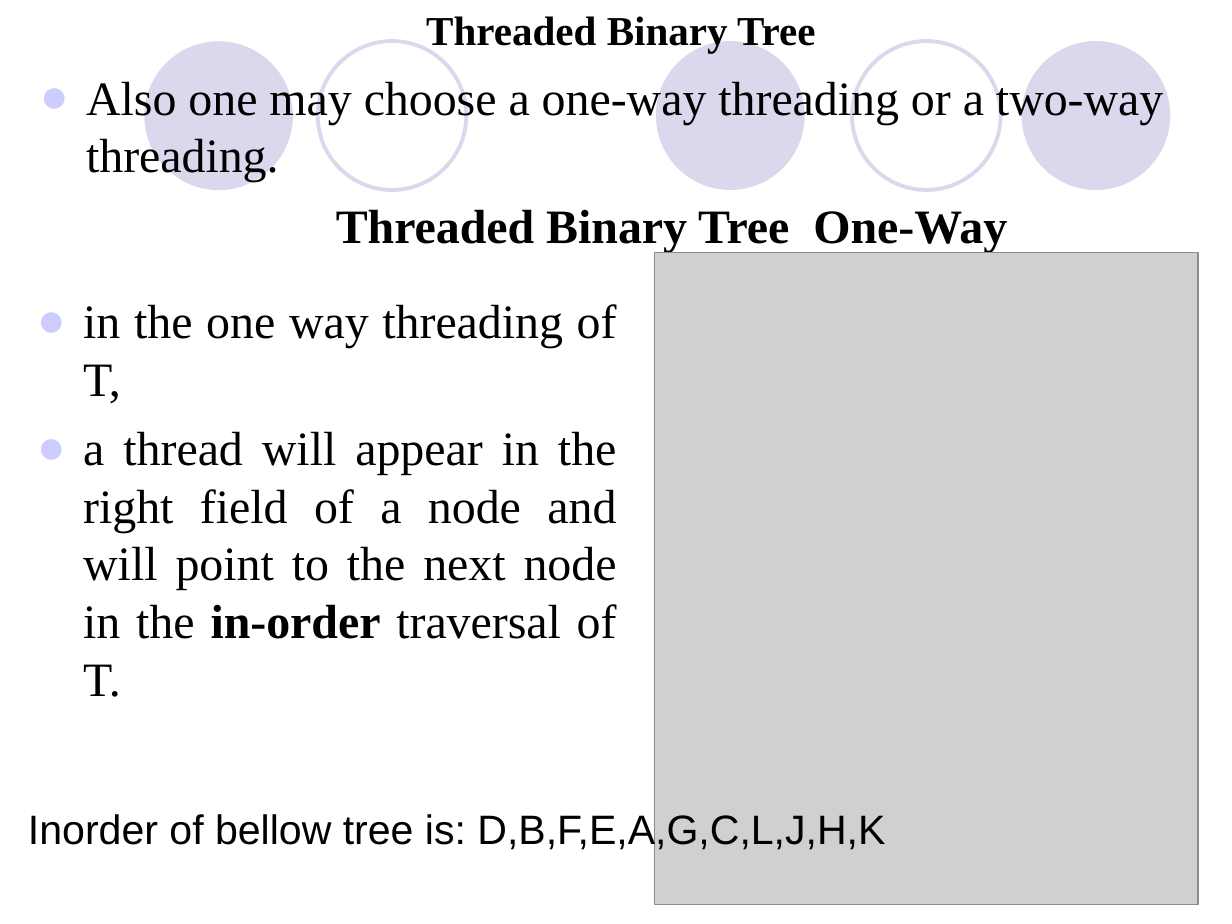
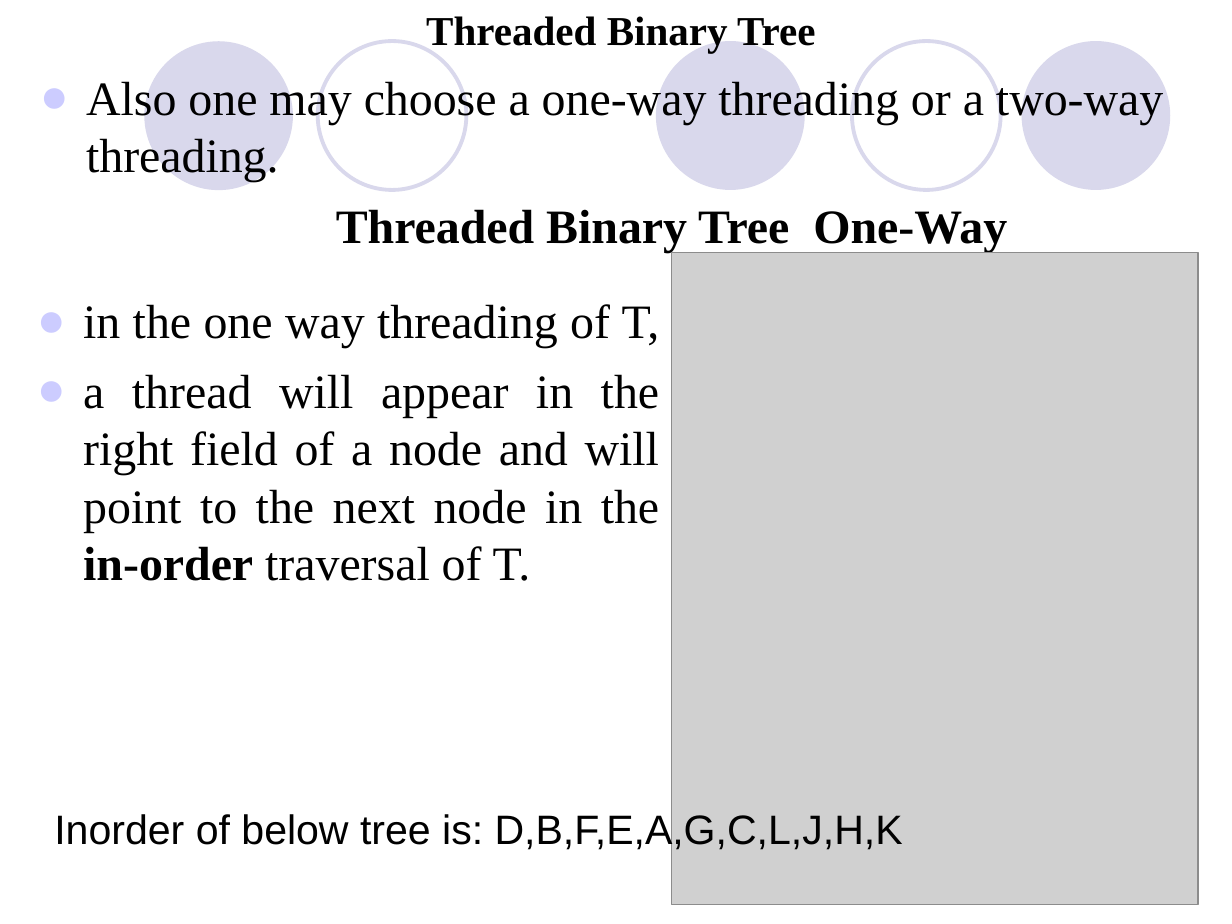
Before and after one commit to Rustam-Z/data-structures-and-algorithms, a slide deck: slide 7 of lecture notes/Threaded_Binary-_TREES.ppt (slide 8 before the commit). Drawn at 1232x924 pixels with LibreOffice and Linux fonts; fonts in the diff are those of the drawing; grey boxes stand for pictures. Boxes give left, top, right and bottom in pixels: in the first picture for what was removed or moved away, otherwise in the second. Text is boxed around its words. In the diff, an @@ line names an element or a change of style, - is before the commit and + after.

```diff
--- a/lecture notes/Threaded_Binary-_TREES.ppt
+++ b/lecture notes/Threaded_Binary-_TREES.ppt
@@ picture: place and size @@
-picture at [654,253,1198,904]
+picture at [671,253,1198,904]
@@ text "in the one way threading ..." rewrapped from [83,304,617,697] to [83,304,660,581] @@
@@ text at [54,811,903,852]: text changed @@
-Inorder of bellow tree is: D,B,F,E,A,G,C,L,J,H,K
+Inorder of below tree is: D,B,F,E,A,G,C,L,J,H,K
```
Also in this commit, not shown: 10 other slides changed, 1 slide added, 2 slides removed, 10 other files.
